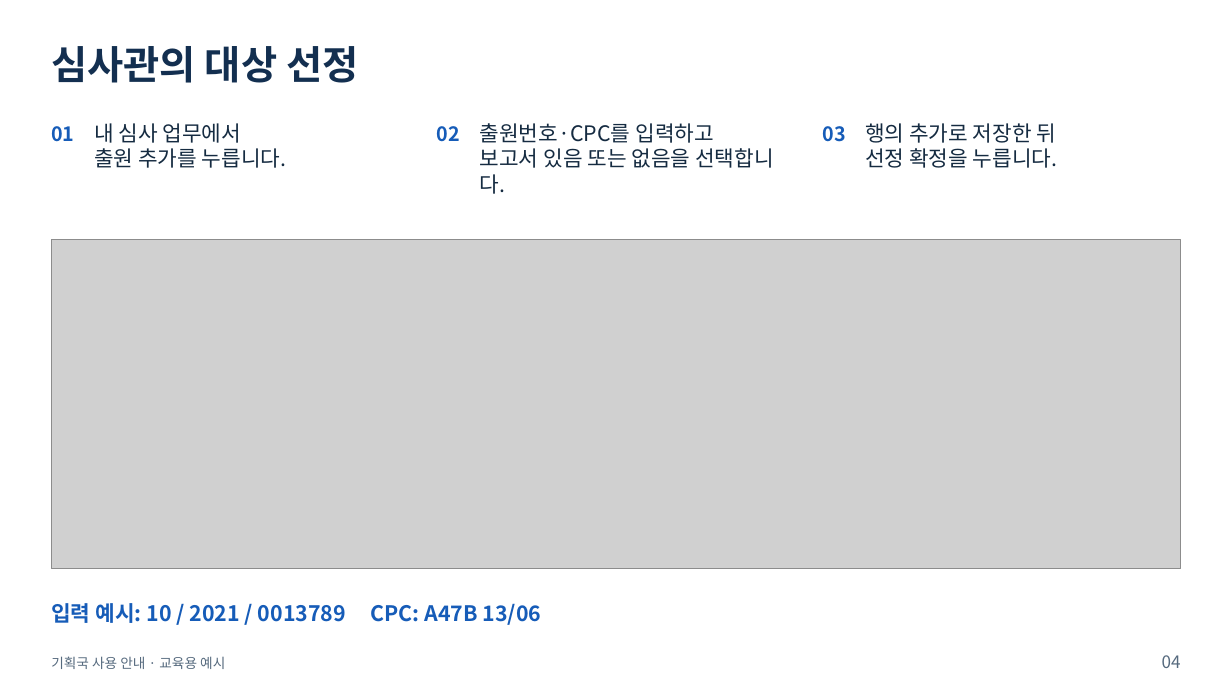
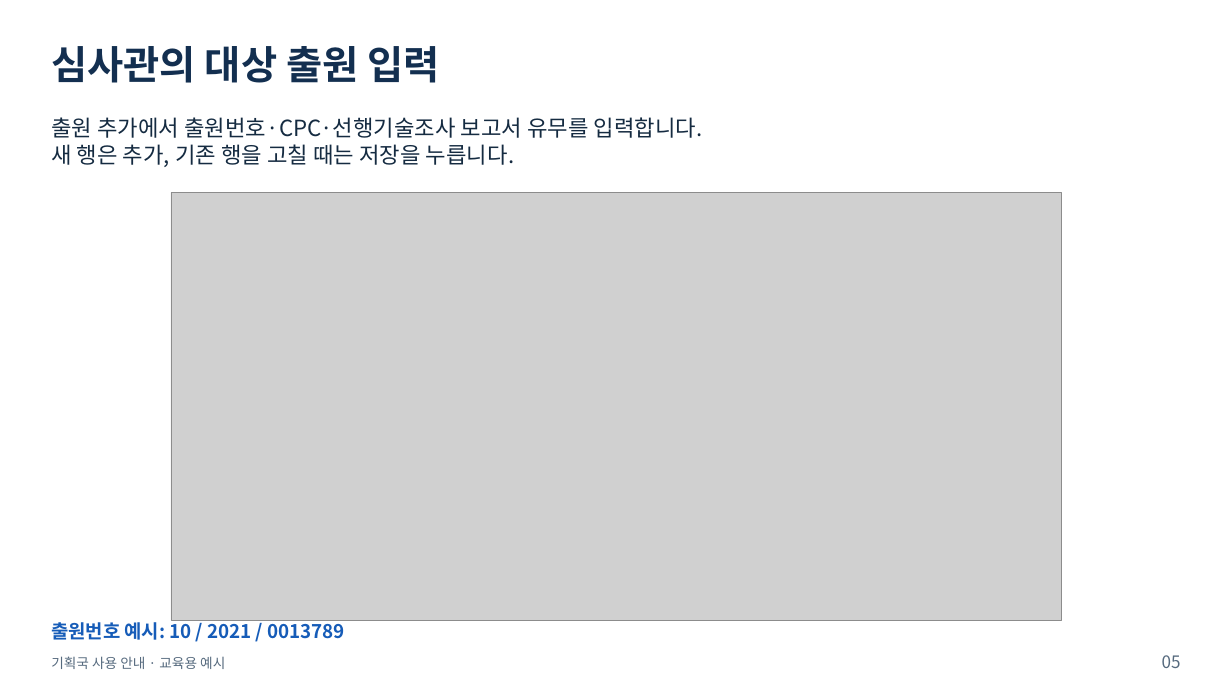
Before and after one commit to sohnjun96/PatentExamTools, a slide deck: slide 5 of docs/user-guides/기획국_AI검색결과평가_사용안내.pptx (slide 4 before the commit). Drawn at 1232x693 pixels with LibreOffice and Linux fonts; fonts in the diff are those of the drawing; grey boxes stand for pictures. Boxes give left, top, right and bottom in pixels: in the first picture for what was removed or moved away, otherwise in the second. Text is boxed around its words. In the diff, an @@ line names an element or a change of style, - is before the commit and + after.

```diff
--- a/docs/user-guides/기획국_AI검색결과평가_사용안내.pptx
+++ b/docs/user-guides/기획국_AI검색결과평가_사용안내.pptx
@@ text at <box>51,46,439,83</box>: text changed @@
-심사관의 대상 선정
+심사관의 대상 출원 입력
@@ text added at <box>51,117,703,167</box>, 19.5 pt, text #152B41 @@
+출원 추가에서 출원번호·CPC·선행기술조사 보고서 유무를 입력합니다.
+새 행은 추가, 기존 행을 고칠 때는 저장을 누릅니다.
@@ text removed at <box>51,126,74,142</box> @@
-01
@@ text removed at <box>94,123,287,168</box> @@
-내 심사 업무에서
-출원 추가를 누릅니다.
@@ text removed at <box>437,126,460,142</box> @@
-02
@@ text removed at <box>480,123,774,194</box> @@
-출원번호·CPC를 입력하고
-보고서 있음 또는 없음을 선택합니다.
@@ text removed at <box>822,126,845,142</box> @@
-03
@@ text removed at <box>865,123,1058,168</box> @@
-행의 추가로 저장한 뒤
-선정 확정을 누릅니다.
@@ picture: place and size @@
-picture at <box>51,240,1180,569</box>
+picture at <box>171,192,1061,620</box>
@@ text at <box>51,618,345,640</box>: text changed; size 18.8 to 16.5 pt @@
-입력 예시: 10 / 2021 / 0013789 CPC: A47B 13/06
+출원번호 예시: 10 / 2021 / 0013789
@@ text at <box>1162,655,1181,668</box>: text changed @@
-04
+05
```
Also in this commit, not shown: 6 other slides changed, 7 slides added, 1 slide removed, 1 other file.
